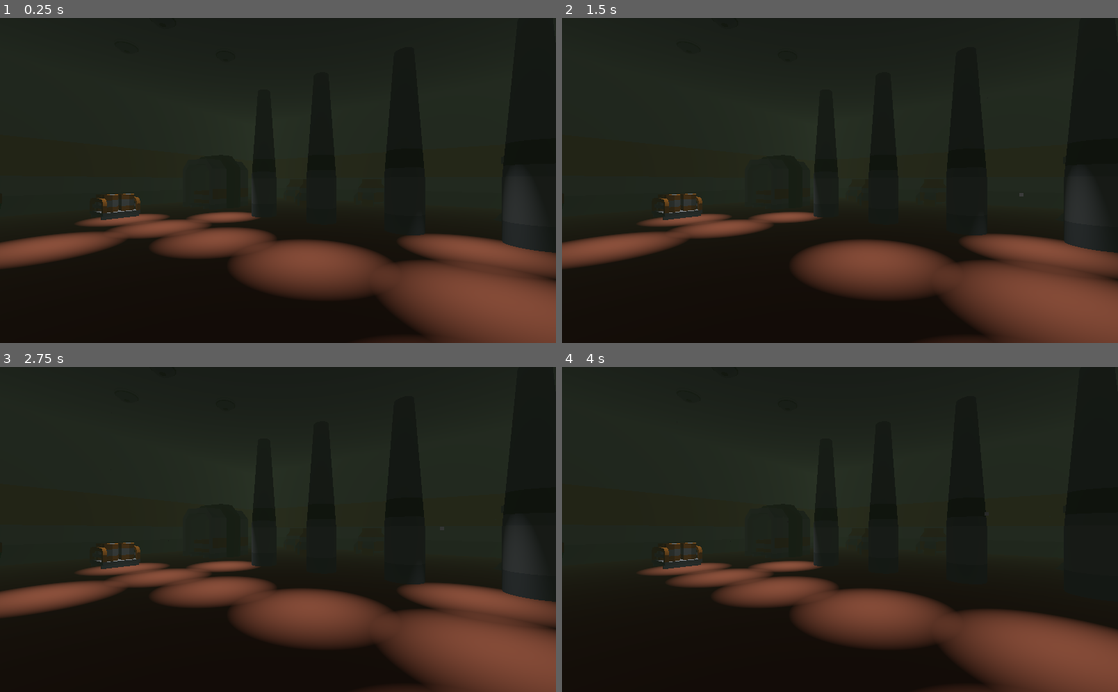
Above: before the commit, frames 1-4 (two rows, left to right).
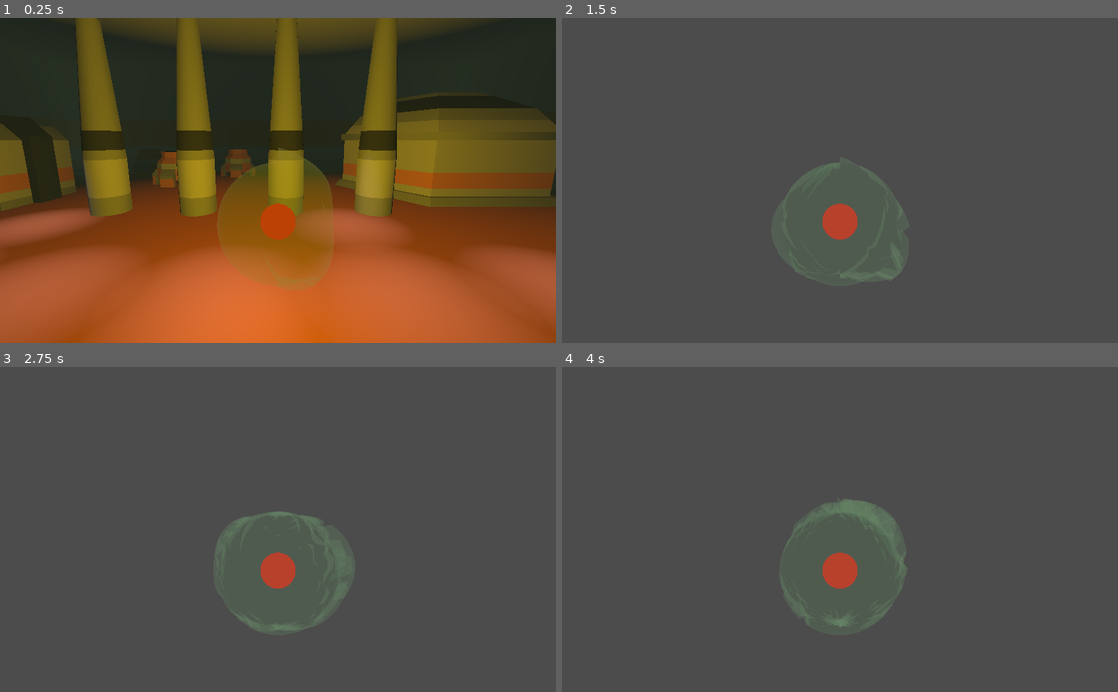
Above: after the commit, the same moments.

Repository: TheCubeOfFire/GGJ2022-Codename-OmeletteDuFromage
Game: Godot game, scene res://Assets/Level/main_menu.tscn
Same seed, same stepped clock (60 frames per second), same inputs: the game is played once before the commit and once after it.
Inputs (mouse positions are in pixels of both pictures, inside the frame that each line leads up to):
- Up to frame 1 (0.25 s): no input
- Up to frame 2 (1.5 s): move the mouse to (962, 164) at 0.52 s; click (962, 164) at 0.6 s; move the mouse to (728, 196) at 1.27 s; click (728, 196) at 1.35 s
- Up to frame 3 (2.75 s): move the mouse to (333, 458) at 2.02 s; click (333, 458) at 2.1 s
- Up to frame 4 (4 s): move the mouse to (812, 594) at 2.77 s; click (812, 594) at 2.85 s; move the mouse to (1006, 578) at 3.52 s; click (1006, 578) at 3.6 s

The runs differ from the first frame. In frame 1, 72% of the frame differs, in the area x 0-100%, y 0-100%; in frame 2, 100%; in frame 3, 100%; in frame 4, 100%.
Error before the commit: Assertion failed. (res://assets/game_mode/game_mode_main_menu.gd:23)

Commit message:
added random color for blob before first dash

Diff:
--- a/Assets/Level/main_menu.tscn
+++ b/Assets/Level/main_menu.tscn
@@ -16,10 +16,11 @@
 [ext_resource path="res://Assets/3D/space_kit/Models/OBJ format/terrain.obj" type="ArrayMesh" id=14]
 [ext_resource path="res://assets/objects/light/flickering_light.gd" type="Script" id=15]
 [ext_resource path="res://assets/objects/light/flicker_light_1.tres" type="Curve" id=16]
+[ext_resource path="res://assets/music/Menu_project.wav" type="AudioStream" id=17]
 [ext_resource path="res://assets/game_mode/game_mode_main_menu.gd" type="Script" id=18]
+[ext_resource path="res://assets/player/player.tscn" type="PackedScene" id=19]
 
 [sub_resource type="BoxShape" id=4]
-[ext_resource path="res://assets/music/Menu_project.wav" type="AudioStream" id=17]
 
 [sub_resource type="SpatialMaterial" id=3]
 params_cull_mode = 2
@@ -37,10 +38,6 @@
 
 [node name="MainMenuRoot" type="Spatial"]
 script = ExtResource( 18 )
-
-[node name="Camera" type="Camera" parent="."]
-transform = Transform( 0.815421, 0, 0.578869, 0, 1, 0, -0.578868, 0, 0.815421, 0.775624, 0.565897, 1.49422 )
-current = true
 
 [node name="props" type="Spatial" parent="."]
 
@@ -580,3 +577,6 @@
 [node name="AudioStreamPlayer" type="AudioStreamPlayer" parent="."]
 stream = ExtResource( 17 )
 autoplay = true
+
+[node name="Player" parent="." instance=ExtResource( 19 )]
+transform = Transform( 0.2, 0, 0, 0, 0.2, 0, 0, 0, 0.2, 0.3302, 0.335041, 0.389998 )
--- a/assets/game_mode/game_mode_main_menu.gd
+++ b/assets/game_mode/game_mode_main_menu.gd
@@ -3,35 +3,58 @@
 
 # Declare member variables here. Examples:
 var blobMeshInstance : MeshInstance
-var color_tmp : Array = [0.0, 0.0, 0.0]
-var current_color_index : int = 0
-var sleep_duration : float = 0.1
+
+var sleep_duration : float = 5
 var sleep_elapsed_time : float = 0.0
 var sleeping : bool = false
 
 var color_r_value : float = 0.0
 var color_g_value : float = 0.0
 var color_b_value : float = 0.0
-var color_variation_factor : int = 0.1
-var color_variation_threshold : int = 0.6
 
+var color_variation_factor : float = 0.1
+var color_variation_threshold : float = 0.6
 
+var color_chosen : bool = false
 
 # Called when the node enters the scene tree for the first time.
 func _ready():
     blobMeshInstance = find_node("blobMeshInstance", true)
     assert(null != blobMeshInstance)
 
-    current_color_index = floor(rand_range(0.0, 3.0))
-
 # Called every frame. 'delta' is the elapsed time since the previous frame.
 func _process(delta):
+    if color_chosen:
+        return
+
+    if Input.is_action_just_pressed("dash"):
+        color_chosen = true
+        return
+
+    sleep_elapsed_time += delta
+    if sleep_elapsed_time > sleep_duration:
+        sleeping = false
+        sleep_elapsed_time = 0.0
+
+    if sleeping:
+        return
 
     if not color_variation_factor + color_r_value + color_g_value + color_b_value > color_variation_threshold:
         color_r_value += color_variation_factor
     else :
         color_r_value = 0.0
+        if not color_variation_factor + color_g_value + color_b_value > color_variation_threshold:
+            color_g_value += color_variation_factor
+        else:
+            color_g_value = 0.0
+            if not color_variation_factor + color_b_value > color_variation_threshold:
+                color_b_value += color_variation_factor
+            else:
+                color_r_value = 0.0
+                color_g_value = 0.0
+                color_b_value = 0.0
 
-    var material_blob = blobMeshInstance.get_surface_material(0) as ShaderMaterial
-    var new_color = Color(color_r_value, color_g_value, color_b_value)
-    material_blob.set_shader_param("emission_color", new_color)
+
+    var new_color := Vector3(color_r_value, color_g_value, color_b_value)
+    var material_blob := blobMeshInstance.get_surface_material(0) as ShaderMaterial
+    material_blob.set_shader_param("emissionColor", new_color)
Not shown: 1 places in Assets/Level/main_menu.tscn that only renumber resources
